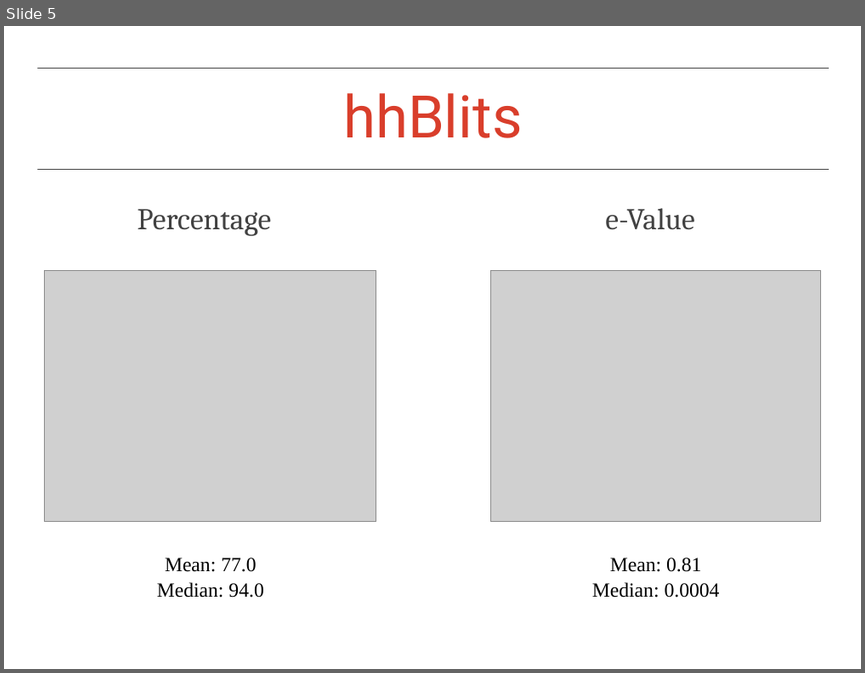
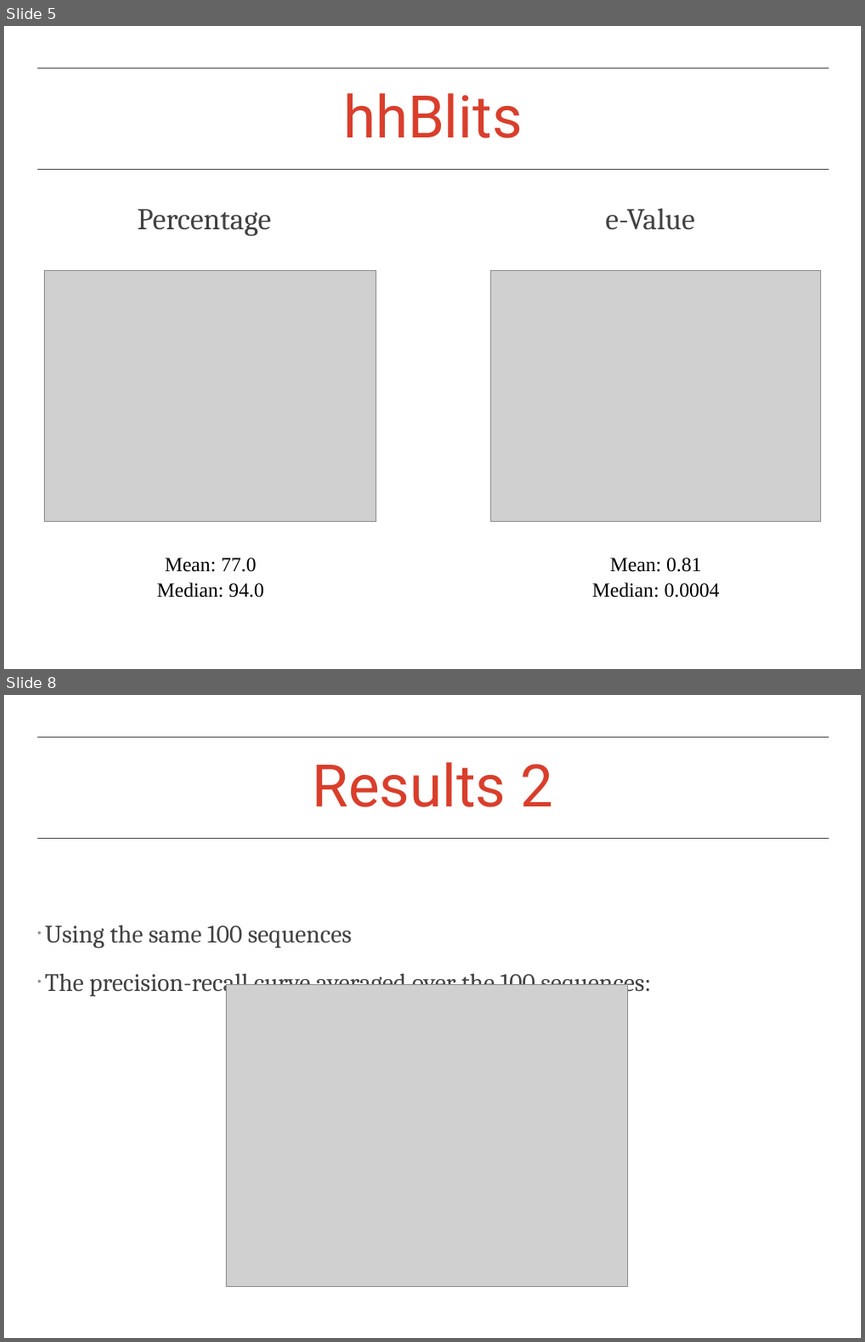
Before and after one commit to otarabai/pp2ex, a slide deck: presentations/2013.12.05/presentation.ppt. Shown one above the other, each under a label of ours: slide 5 before the commit, slides 5 and 8 after it; the slides between them are not shown. The pictures are 865x673 and 865x1342 pixels, drawn with LibreOffice and Linux fonts; fonts in the diff are those of the drawing; grey boxes stand for pictures; background and template pictures are left out. Boxes give left, top, right and bottom in pixels: in the first picture for what was removed or moved away, otherwise in the second. Text is boxed around its words. In the diff, an @@ line names an element or a change of style, - is before the commit and + after.

```diff
--- a/presentations/2013.12.05/presentation.ppt
+++ b/presentations/2013.12.05/presentation.ppt
@@ slide 8 added at [4, 695, 861, 1338], background picture (left out) @@
@@ freeform shape added at [37, 737, 828, 737], outline #444444 0.99 pt @@
@@ title added at [313, 762, 553, 807], 70 pt, text #D93E2B @@
+Results 2
@@ freeform shape added at [37, 838, 828, 838], outline #444444 0.99 pt @@
@@ text added at [45, 925, 651, 997], 30 pt, text #414141 @@
+• Using the same 100 sequences
+• The precision-recall curve averaged over the 100 sequences:
@@ picture added at [226, 984, 628, 1286] @@
```
Also in this commit, not shown: 1 slide changed, 2 other slides added, 2 slides removed, 12 other files.
